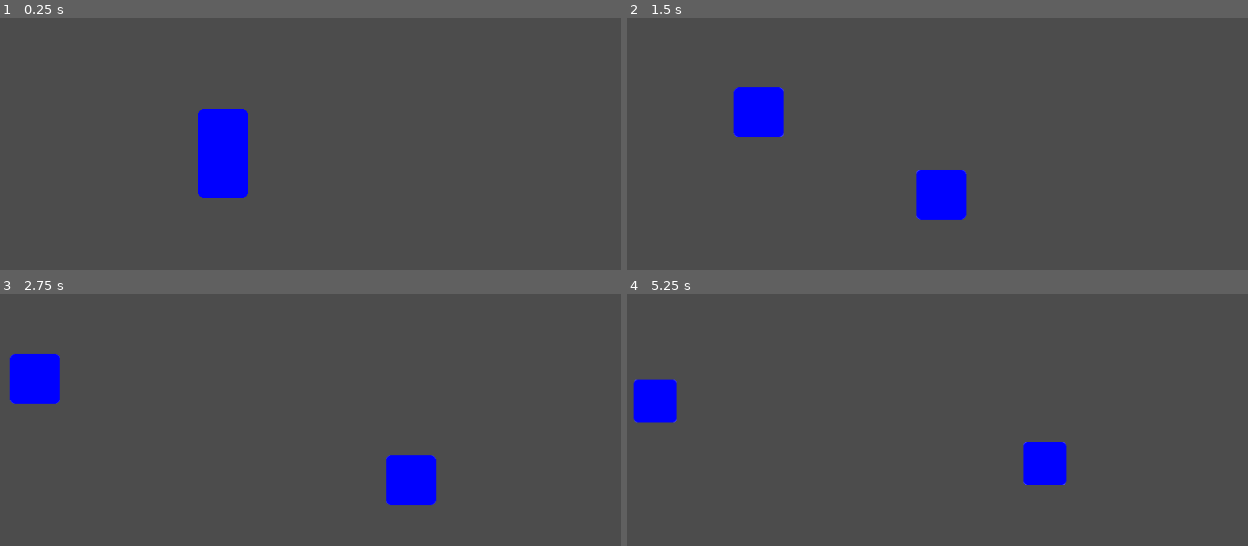
Above: before the commit, frames 1-4 (two rows, left to right).
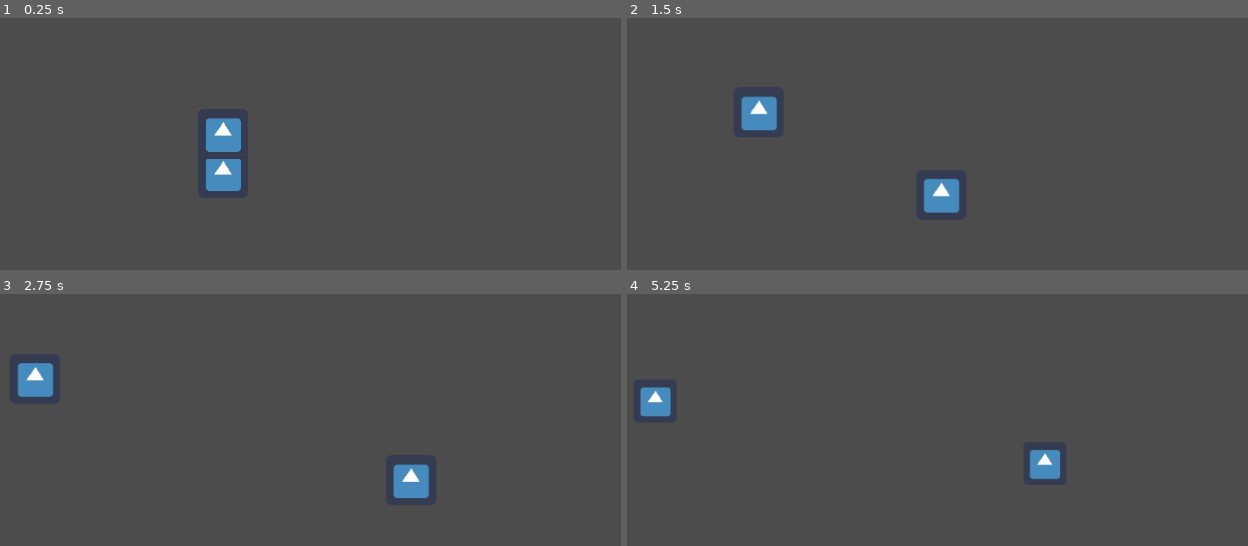
Above: after the commit, the same moments.

Repository: killicolin/SCI-GJ-3
Game: Godot game, scene res://Level1.tscn
Same seed, same stepped clock (60 frames per second), same inputs: the game is played once before the commit and once after it. The engine's default icon, where the game draws it, is replaced by a stand-in: a white triangle on a blue panel in a dark square.
Inputs:
- Up to frame 1 (0.25 s): no input
- Up to frame 2 (1.5 s): tap Enter at 0.5 s; hold Right (p1_right) 0.53-1.28 s; hold Down (p1_stop) 0.53-1.28 s; tap D (p2_right) at 0.8, 1.35 s
- Up to frame 3 (2.75 s): tap S (p2_stop) at 1.55 s; tap Space (p1_action) at 2 s; hold Right (p1_right) from 2.03 s (still down); hold S (p2_stop) from 2.03 s (still down); tap Down (p1_stop) at 2.3 s
- Up to frame 4 (5.25 s): release S (p2_stop) at 2.78 s; tap Space (p1_action) at 2.85 s; tap D (p2_right) at 3.05, 5.1 s; release Right (p1_right) at 3.53 s; hold Down (p1_stop) 3.53-4.28 s; tap S (p2_stop) at 3.8 s; tap Enter at 4.25 s; tap Q (p2_action) at 4.35 s; tap Down (p1_stop) at 4.55 s

The runs differ from the first frame. In frame 1, 2.8% of the frame differs, in the area x 31-40%, y 36-72%; in frame 2, 3.2%, in the area x 17-55%, y 27-81%; in frame 3, 3.2%; in frame 4, 2.4%.

Commit message:
action triggers

Diff:
--- a/PlayerRobot.gd
+++ b/PlayerRobot.gd
@@ -5,23 +5,30 @@
 var player = "p1"
 var state = "stop"
 
+var robotDisabled = false
+
 func ready():
 	if player == "p2":
 		$AnimatedSprite.z_index = -1
 		$AnimatedSprite.offset = Vector2(0, -50)
 
 func get_input():
-	var input_direction
+	var input_direction = Vector2(0,0)
 	if player == "p1":
-		input_direction = Input.get_vector("ui_accept", "p1_right", "ui_accept", "ui_accept")
+		if not robotDisabled:
+			work()
+			input_direction = Input.get_vector("ui_accept", "p1_right", "ui_accept", "ui_accept")
 	elif player == "p2":
-		input_direction = Input.get_vector("ui_accept", "p2_right", "ui_accept", "ui_accept")
+		if not robotDisabled:
+			work()
+			input_direction = Input.get_vector("ui_accept", "p2_right", "ui_accept", "ui_accept")
 
 	velocity = input_direction * speed
 
 func _physics_process(delta):
 	get_input()
 	check_state()
+
 	move_and_slide(velocity)
 	position.y -= delta * speed * -1
 
@@ -36,6 +43,8 @@
 func broke():
 	if state == "work":
 		state = "broke"
+		robotDisabled = true
+		$disabledTimer.start()
 
 func work():
 	if state == "stop":
@@ -50,6 +59,16 @@
 		if player == "p1":
 			if Input.is_action_pressed("p1_action"):
 				print("p1 acted")
+			if Input.is_action_pressed("p1_stop"):
+				print("p1 stopped")
+				stop()
 		elif player == "p2":
 			if Input.is_action_pressed("p2_action"):
 				print("p2 acted")
+			if Input.is_action_pressed("p2_stop"):
+				print("p2 stopped")
+				stop()
+
+
+func _on_disabledTimer_timeout():
+	robotDisabled = false
--- a/Robot.tscn
+++ b/Robot.tscn
@@ -23,3 +23,9 @@
 
 [node name="CollisionShape2D" type="CollisionShape2D" parent="."]
 shape = SubResource( 2 )
+
+[node name="disabledTimer" type="Timer" parent="."]
+wait_time = 2.0
+one_shot = true
+
+[connection signal="timeout" from="disabledTimer" to="." method="_on_disabledTimer_timeout"]
